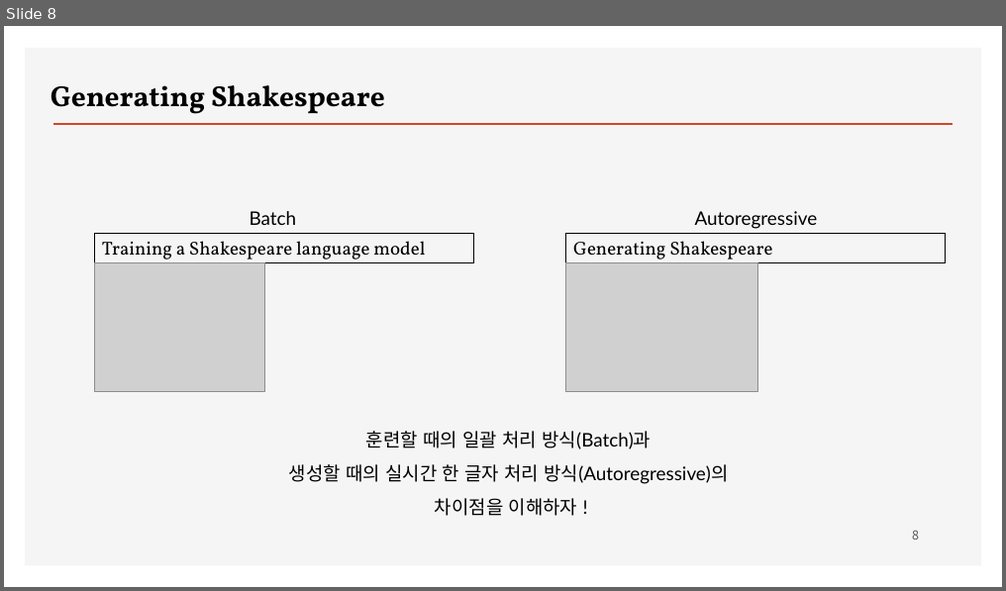
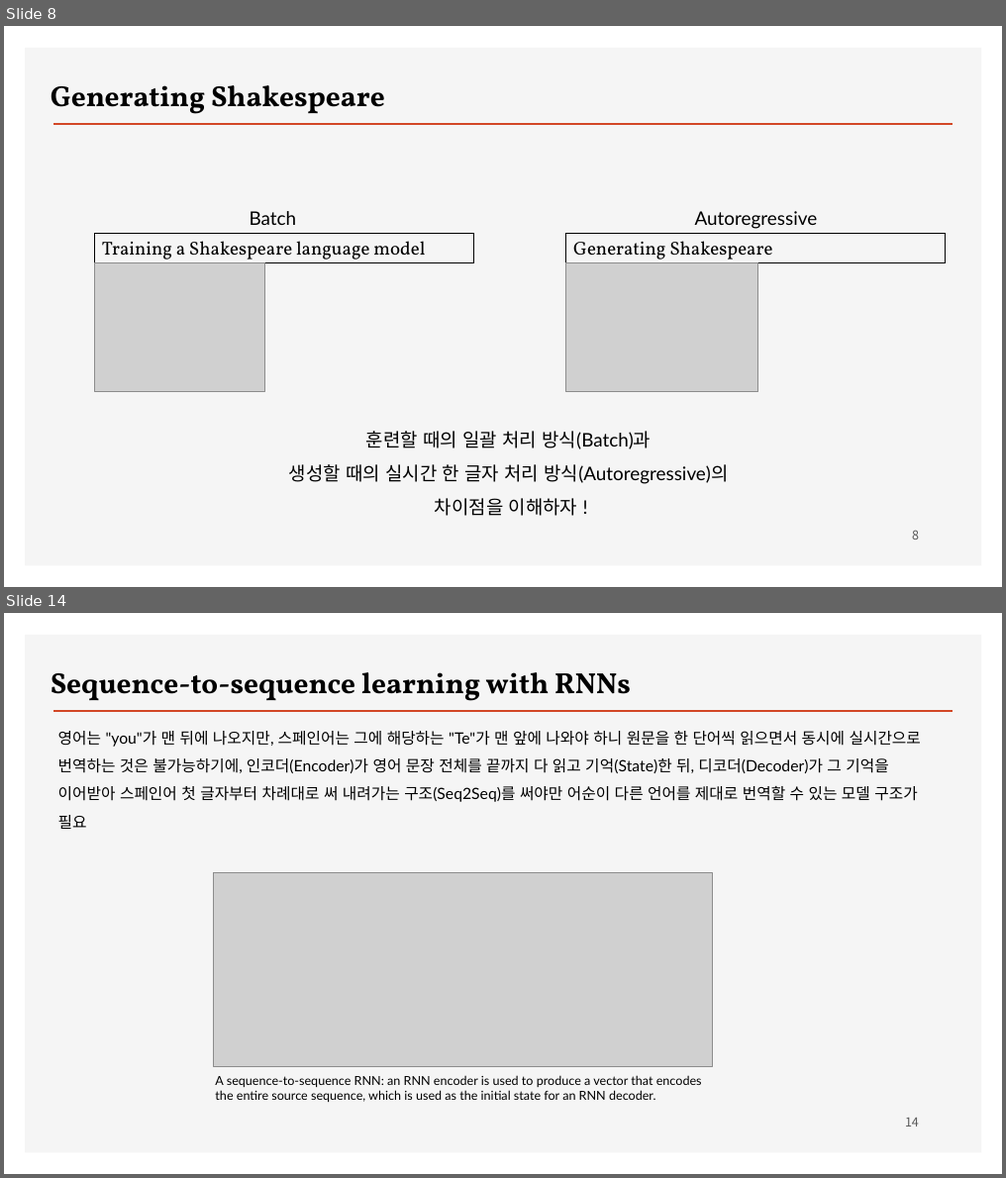
Before and after one commit to ancestor9/2026_Fall_Deep-Learning-with-Python, a slide deck: Chapter 15 Language models and the Transformer.pptx. Shown one above the other, each under a label of ours: slide 8 before the commit, slides 8 and 14 after it; the slides between them are not shown. The pictures are 1006x591 and 1006x1178 pixels, drawn with LibreOffice and Linux fonts; fonts in the diff are those of the drawing; grey boxes stand for pictures; background and template pictures are left out. Boxes give left, top, right and bottom in pixels: in the first picture for what was removed or moved away, otherwise in the second. Text is boxed around its words. In the diff, an @@ line names an element or a change of style, - is before the commit and + after.

```diff
--- a/Chapter 15 Language models and the Transformer.pptx
+++ b/Chapter 15 Language models and the Transformer.pptx
@@ slide 14 added at (4,613,1002,1174), background #FFFFFF; not listed: 2 template elements that a slide beside it also shows @@
@@ text added at (51,672,631,701), 28 pt, text #000000, bold @@
+Sequence-to-sequence learning with RNNs
@@ text added at (58,731,921,829), 15 pt, text #000000 @@
+영어는 "you"가 맨 뒤에 나오지만, 스페인어는 그에 해당하는 "Te"가 맨 앞에 나와야 하니 원문을 한 단어씩 읽으면서 동시에 실시간으로 번역하는 것은 불가능하기에, 인코더(Encoder)가 영어 문장 전체를 끝까지 다 읽고 기억(State)한 뒤, 디코더(Decoder)가 그 기억을 이어받아 스페인어 첫 글자부터 차례대로 써 내려가는 구조(Seq2Seq)를 써야만 어순이 다른 언어를 제대로 번역할 수 있는 모델 구조가 필요
@@ picture added at (214,872,712,1067) @@
@@ text added at (215,1075,702,1102), 12 pt, text #000000 @@
+A sequence-to-sequence RNN: an RNN encoder is used to produce a vector that encodes the entire source sequence, which is used as the initial state for an RNN decoder.
@@ page number added at (905,1118,919,1127), 12 pt, text #595959 @@
+14
```
Also in this commit, not shown: 1 slide changed, 13 other slides added.
